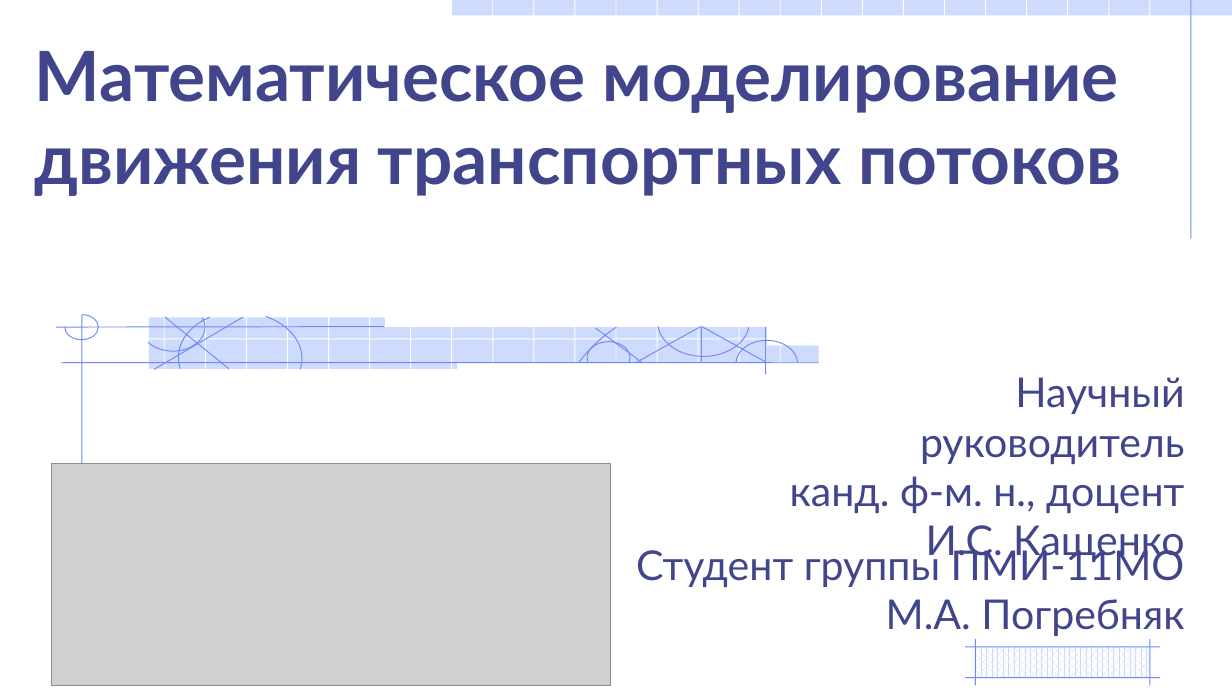
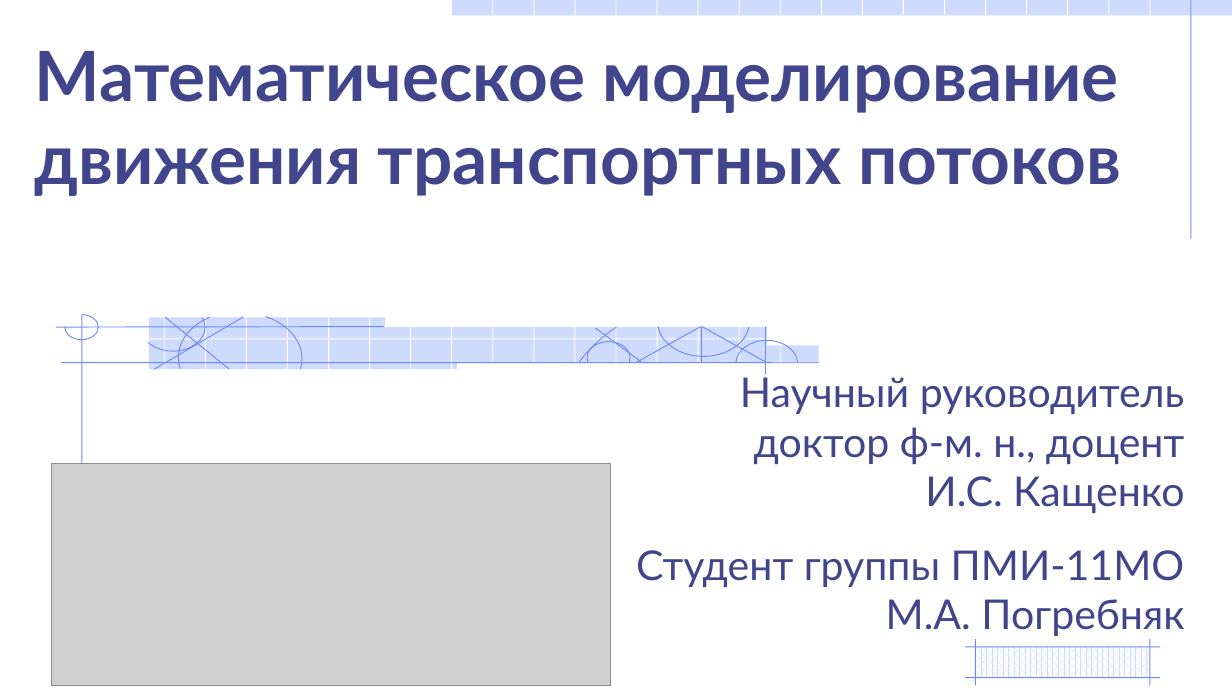
Before and after one commit to mpogrebnyak/thesis, a slide deck: slide 1 of Защита/курсовая.pptx. Drawn at 1232x693 pixels with LibreOffice and Linux fonts; fonts in the diff are those of the drawing; grey boxes stand for pictures. Boxes give left, top, right and bottom in pixels: in the first picture for what was removed or moved away, otherwise in the second. Text is boxed around its words. In the diff, an @@ line names an element or a change of style, - is before the commit and + after.

```diff
--- a/Защита/курсовая.pptx
+++ b/Защита/курсовая.pptx
@@ text at bbox=[754, 427, 1184, 464]: text changed @@
-канд. ф-м. н., доцент
+доктор ф-м. н., доцент
```
Also in this commit, not shown: 5 other files.
